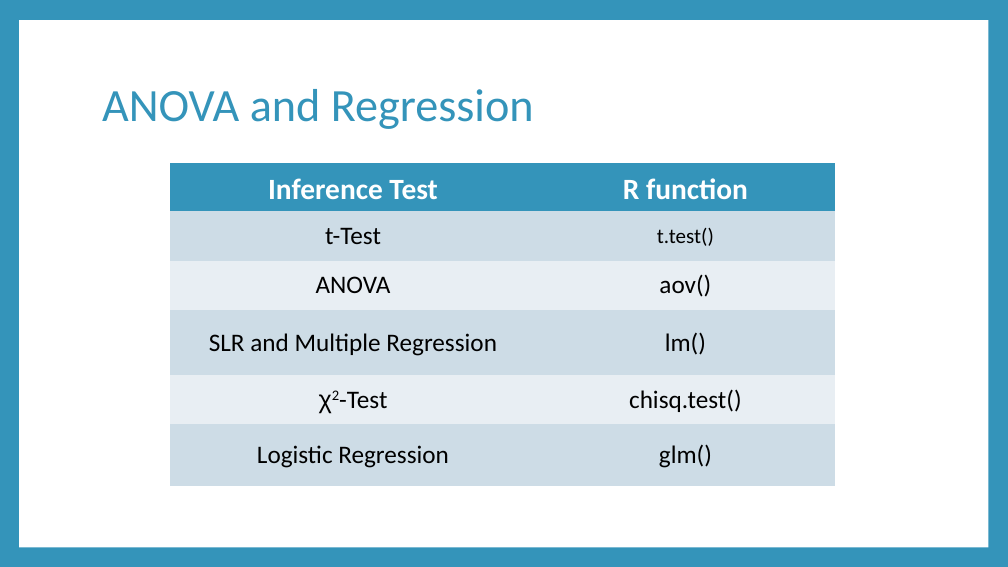
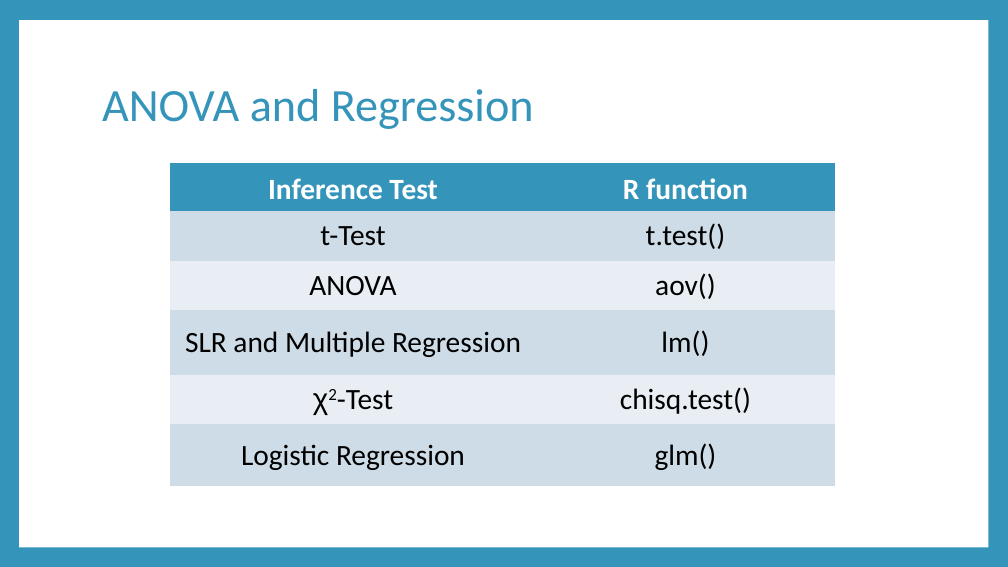
Before and after one commit to RandiLGarcia/datic-intro-to-r, a slide deck: slide 7 of docs/Day 2 Slides.pptx (slide 6 before the commit). Drawn at 1008x567 pixels with LibreOffice and Linux fonts; fonts in the diff are those of the drawing. Boxes give left, top, right and bottom in pixels: in the first picture for what was removed or moved away, otherwise in the second. Text is boxed around its words. In the diff, an @@ line names an element or a change of style, - is before the commit and + after.

```diff
--- a/docs/Day 2 Slides.pptx
+++ b/docs/Day 2 Slides.pptx
@@ table at [170, 163, 835, 486] @@
@@ size 24 to 28 pt in "t-Test", "ANOVA", "aov()", "SLR and Multiple Regression" and 5 more places @@
@@ size 20 to 28 pt in "t.test()" @@
```
Also in this commit, not shown: 9 other slides changed, 9 slides added, 1 slide removed, 58 other files.
